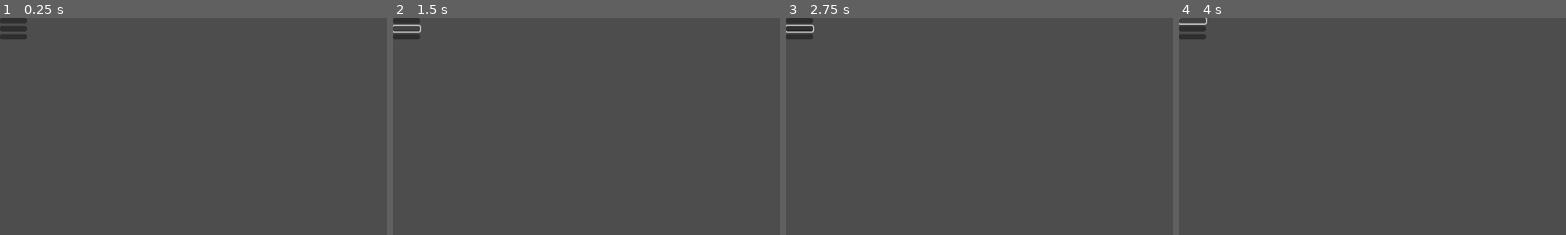
Above: before the commit, frames 1-4 (left to right).
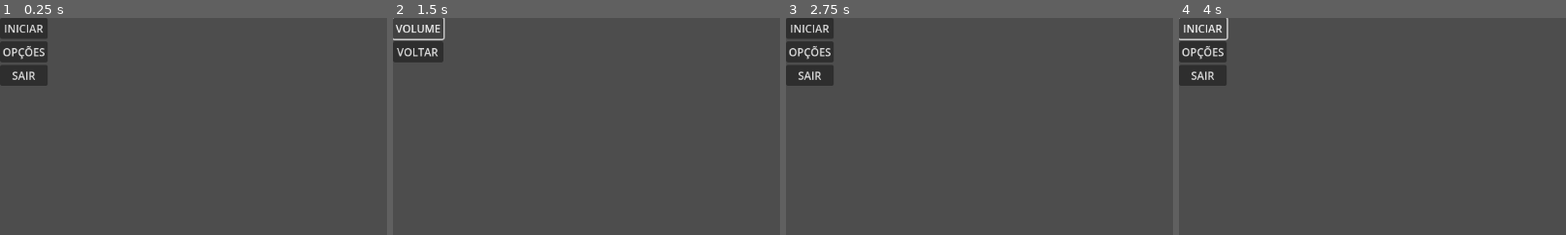
Above: after the commit, the same moments.

Repository: ClaraMachadoAj/HELENA
Game: Godot game, scene res://menu.tscn
Two runs of this game, one before a commit and one after it. Both use one fixed random seed, a clock stepped at 60 frames per second and the inputs below.
Inputs (mouse positions are % of the whole screen's width and height, from its top left; square brackets give the same spot before the commit, where the layout moved):
- Up to frame 1 (0.25 s): no input
- Up to frame 2 (1.5 s): click (3, 8) [2, 2] at 0.5 s; click (3, 2) at 1.25 s, where only the run after the commit has a clickable "VOLUME"
- Up to frame 3 (2.75 s): click (3, 8) at 2 s, where only the run after the commit has a clickable "VOLTAR"
- Up to frame 4 (4 s): click (3, 2) [2, 1] at 2.75 s; click (3, 2) [2, 1] at 3.5 s
The pictures show only the part of the screen within x 0-50%, y 0-50%; the shares and areas given below are measured in that part.

The runs differ from the first frame. In frame 1, 2.9% of the frame differs, in the area x 0-13%, y 0-32%; in frame 2, 1.6%; in frame 3, 2.9%; in frame 4, 2.7%.

Commit message:
menu funcionando

Diff:
--- a/MENU.gd
+++ b/MENU.gd
@@ -1,13 +1,10 @@
 extends Control
-
 
 func _on_iniciar_pressed():
 	pass # Replace with function body.
 
-
 func _on_opções_pressed():
 	get_tree().change_scene_to_file("res://MENU_CONTROLE.tscn")
 
-
 func _on_sair_pressed():
 	get_tree().quit()
--- a/MENU_CONTROLE.gd
+++ b/MENU_CONTROLE.gd
@@ -2,4 +2,4 @@
 
 
 func _on_voltar_pressed():
-	get_tree().change_scene_to_file("res://menu.tscn")
+	get_tree().change_scene_to_file("res://MENU.tscn")
--- a/MENU_CONTROLE.tscn
+++ b/MENU_CONTROLE.tscn
@@ -21,9 +21,12 @@
 
 [node name="VOLUME" type="Button" parent="MarginContainer/VBoxContainer"]
 layout_mode = 2
+text = "VOLUME"
 
 [node name="VOLTAR" type="Button" parent="MarginContainer/VBoxContainer"]
 layout_mode = 2
+text = "VOLTAR"
 
 [connection signal="pressed" from="MarginContainer/VBoxContainer/VOLUME" to="." method="_on_volume_pressed"]
 [connection signal="pressed" from="MarginContainer/VBoxContainer/VOLTAR" to="." method="_on_voltar_pressed"]
+[connection signal="pressed" from="MarginContainer/VBoxContainer/VOLTAR" to="." method="_on_volume_pressed"]
--- a/menu.tscn
+++ b/menu.tscn
@@ -21,9 +21,16 @@
 
 [node name="INICIAR" type="Button" parent="MarginContainer/VBoxContainer"]
 layout_mode = 2
+text = "INICIAR"
 
 [node name="OPÇÕES" type="Button" parent="MarginContainer/VBoxContainer"]
 layout_mode = 2
+text = "OPÇÕES"
 
 [node name="SAIR" type="Button" parent="MarginContainer/VBoxContainer"]
 layout_mode = 2
+text = "SAIR"
+
+[connection signal="pressed" from="MarginContainer/VBoxContainer/INICIAR" to="." method="_on_iniciar_pressed"]
+[connection signal="pressed" from="MarginContainer/VBoxContainer/OPÇÕES" to="." method="_on_opções_pressed"]
+[connection signal="pressed" from="MarginContainer/VBoxContainer/SAIR" to="." method="_on_sair_pressed"]
--- a/project.godot
+++ b/project.godot
@@ -11,6 +11,6 @@
 [application]
 
 config/name="HELENA"
-run/main_scene="res://menu.tscn"
+run/main_scene="res://MENU.tscn"
 config/features=PackedStringArray("4.2", "Forward Plus")
 config/icon="res://icon.svg"
Not shown: 2 places in menu.tscn that only renumber resources
